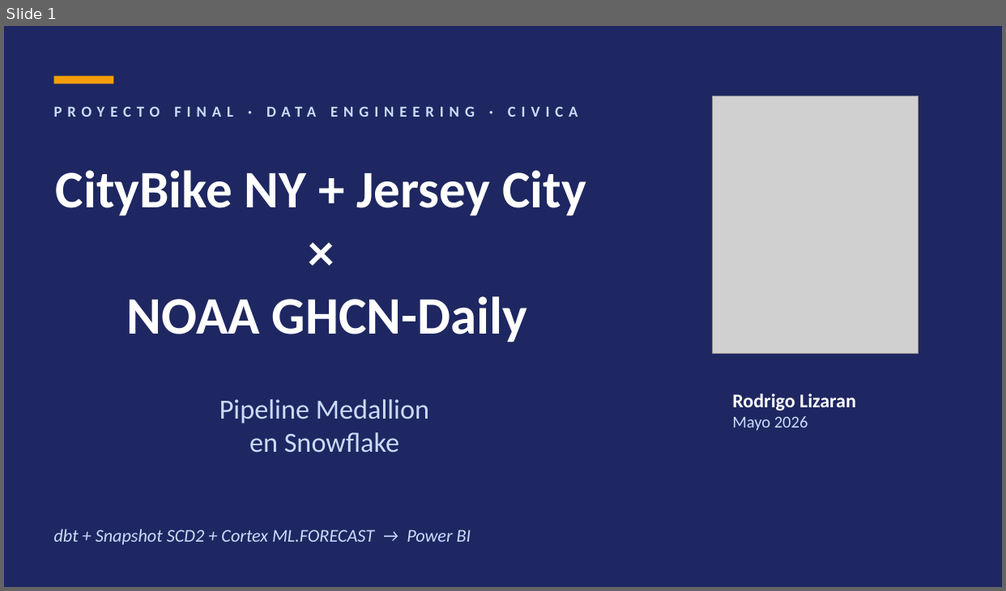
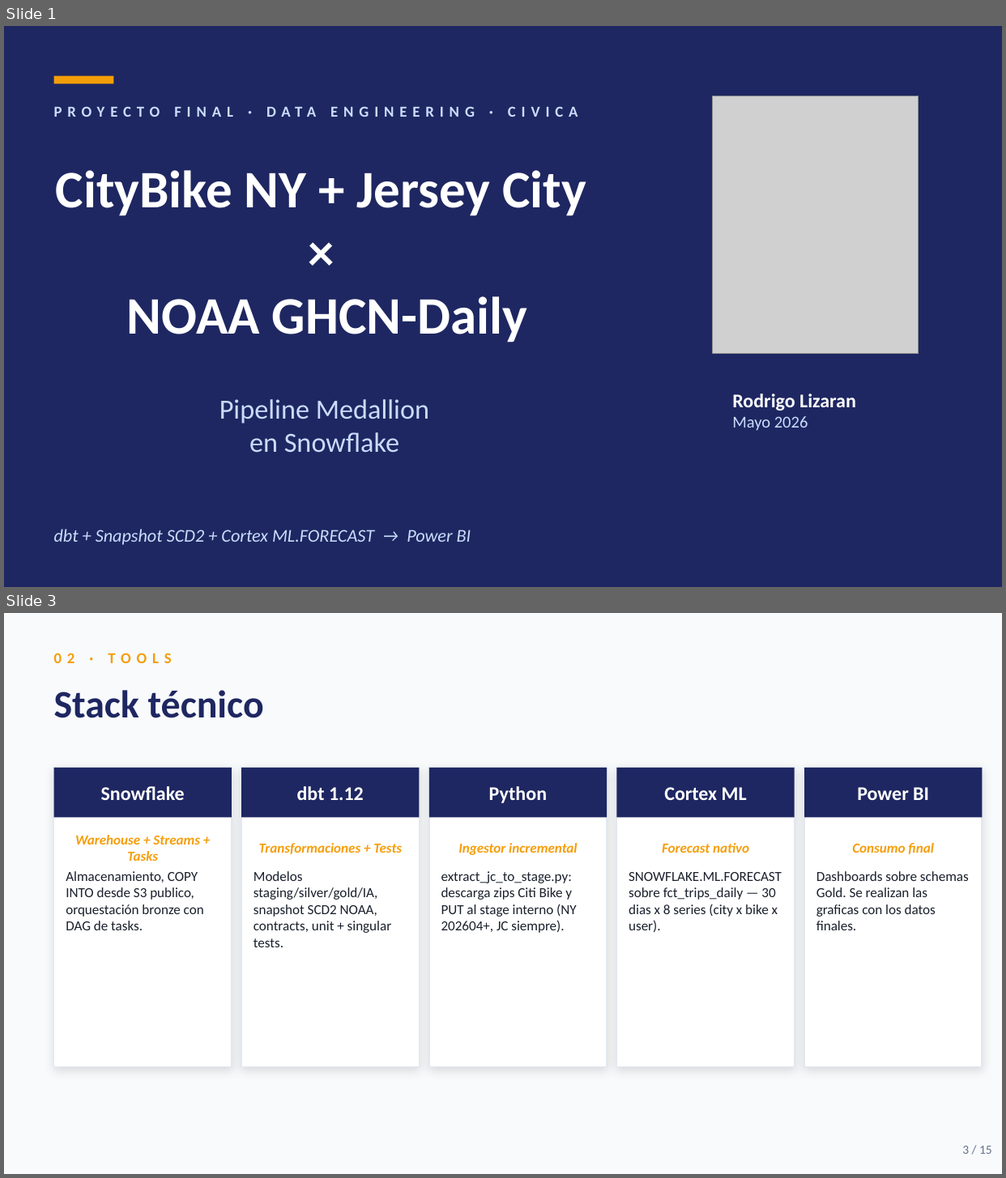
Before and after one commit to Rlizaran/Snowflake_proyect, a slide deck: presentacion/Presentacion.pptx. Shown one above the other, each under a label of ours: slide 1 before the commit, slides 1 and 3 after it; the slides between them are not shown. The pictures are 1006x591 and 1006x1178 pixels, drawn with LibreOffice and Linux fonts; fonts in the diff are those of the drawing; grey boxes stand for pictures. Boxes give left, top, right and bottom in pixels: in the first picture for what was removed or moved away, otherwise in the second. Text is boxed around its words. In the diff, an @@ line names an element or a change of style, - is before the commit and + after.

```diff
--- a/presentacion/Presentacion.pptx
+++ b/presentacion/Presentacion.pptx
@@ slide 3 added at (4, 613, 1002, 1174), background #F8FAFC @@
@@ text added at (54, 653, 171, 663), 11 pt, text #F59E0B, bold @@
+02 · TOOLS
@@ text added at (54, 690, 264, 718), 28 pt, text #1E2761, bold @@
+Stack técnico
@@ rectangle added at (54, 768, 232, 1067), fill #FFFFFF, outline #E2E8F0 1 pt @@
@@ rectangle added at (54, 768, 232, 818), fill #1E2761 @@
@@ rectangle added at (241, 768, 420, 1067), fill #FFFFFF, outline #E2E8F0 1 pt @@
@@ rectangle added at (241, 768, 420, 818), fill #1E2761 @@
@@ rectangle added at (429, 768, 607, 1067), fill #FFFFFF, outline #E2E8F0 1 pt @@
@@ rectangle added at (429, 768, 607, 818), fill #1E2761 @@
@@ rectangle added at (616, 768, 795, 1067), fill #FFFFFF, outline #E2E8F0 1 pt @@
@@ rectangle added at (616, 768, 795, 818), fill #1E2761 @@
@@ rectangle added at (804, 768, 982, 1067), fill #FFFFFF, outline #E2E8F0 1 pt @@
@@ rectangle added at (804, 768, 982, 818), fill #1E2761 @@
@@ text added at (101, 786, 185, 800), 14 pt, text #FFFFFF, bold @@
+Snowflake
@@ text added at (297, 786, 364, 800), 14 pt, text #FFFFFF, bold @@
+dbt 1.12
@@ text added at (489, 786, 547, 803), 14 pt, text #FFFFFF, bold @@
+Python
@@ text added at (664, 787, 747, 800), 14 pt, text #FFFFFF, bold @@
+Cortex ML
@@ text added at (857, 787, 929, 800), 14 pt, text #FFFFFF, bold @@
+Power BI
@@ text added at (75, 835, 200, 861), 10 pt, text #F59E0B, bold, italic @@
+Warehouse + Streams + Tasks
@@ text added at (259, 843, 402, 854), 10 pt, text #F59E0B, bold, italic @@
+Transformaciones + Tests
@@ text added at (458, 843, 577, 855), 10 pt, text #F59E0B, bold, italic @@
+Ingestor incremental
@@ text added at (662, 843, 749, 853), 10 pt, text #F59E0B, bold, italic @@
+Forecast nativo
@@ text added at (852, 843, 934, 854), 10 pt, text #F59E0B, bold, italic @@
+Consumo final
@@ text added at (66, 871, 204, 931), 10 pt, text #1A202C @@
+Almacenamiento, COPY INTO desde S3 publico, orquestación bronze con DAG de tasks.
@@ text added at (253, 871, 392, 948), 10 pt, text #1A202C @@
+Modelos staging/silver/gold/IA, snapshot SCD2 NOAA, contracts, unit + singular tests.
@@ text added at (441, 871, 577, 933), 10 pt, text #1A202C @@
+extract_jc_to_stage.py: descarga zips Citi Bike y PUT al stage interno (NY 202604+, JC siempre).
@@ text added at (629, 872, 782, 932), 10 pt, text #1A202C @@
+SNOWFLAKE.ML.FORECAST sobre fct_trips_daily — 30 dias x 8 series (city x bike x user).
@@ text added at (816, 871, 969, 931), 10 pt, text #1A202C @@
+Dashboards sobre schemas Gold. Se realizan las graficas con los datos finales.
@@ text added at (962, 1146, 992, 1154), 9 pt, text #64748B @@
+3 / 15
```
Also in this commit, not shown: 10 slides changed, 3 other slides added, 1 other file.
